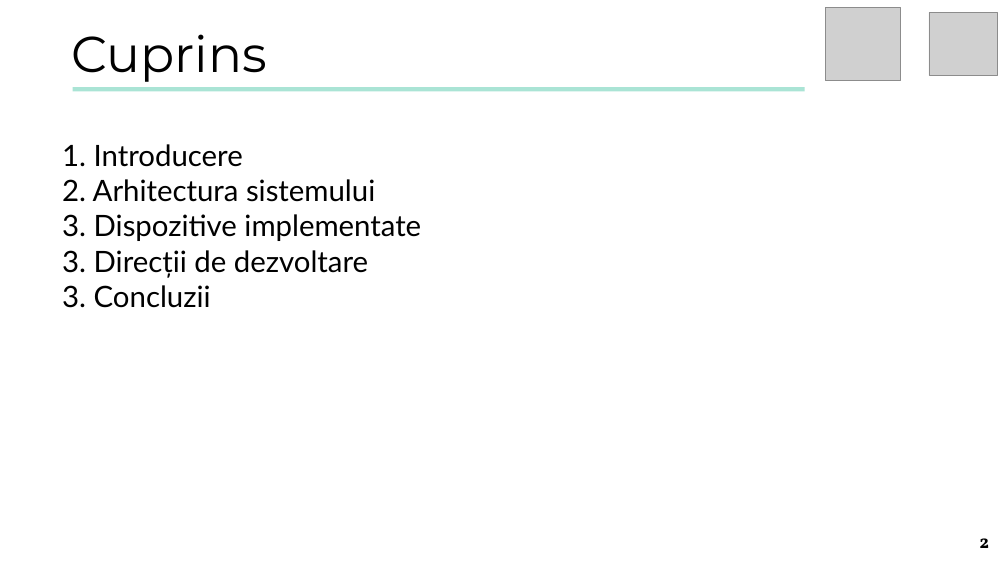
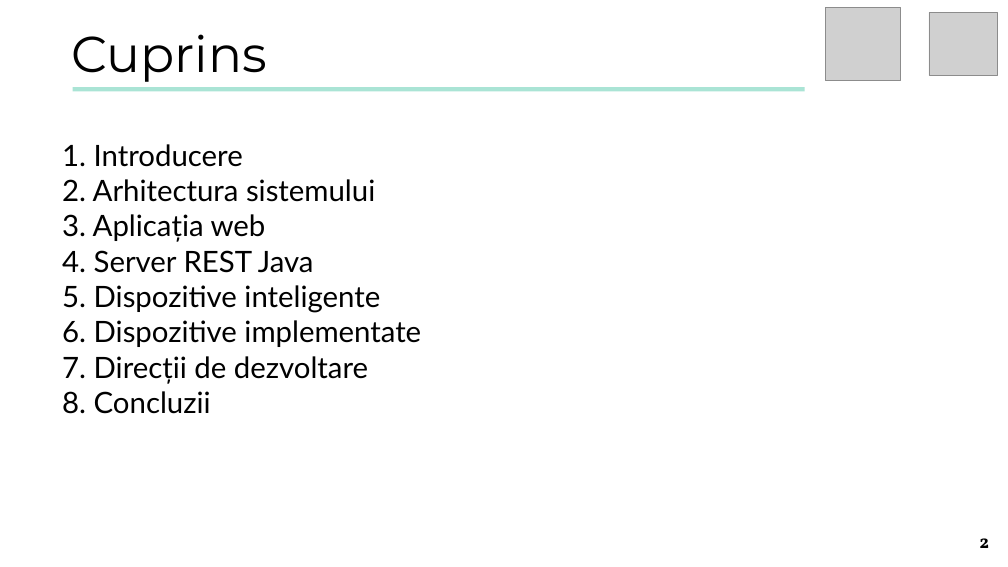
Before and after one commit to turcunicusor/Licenta, a slide deck: slide 2 of Documentation/Presentation.pptx. Drawn at 1008x567 pixels with LibreOffice and Linux fonts; fonts in the diff are those of the drawing; grey boxes stand for pictures. Boxes give left, top, right and bottom in pixels: in the first picture for what was removed or moved away, otherwise in the second. Text is boxed around its words. In the diff, an @@ line names an element or a change of style, - is before the commit and + after.

Commit message:
updated presentation

```diff
--- a/Documentation/Presentation.pptx
+++ b/Documentation/Presentation.pptx
@@ text at bbox=[62, 214, 421, 414]: text changed @@
-3. Dispozitive implementate
-3. Direcții de dezvoltare
-3. Concluzii
+3. Aplicația web
+4. Server REST Java
+5. Dispozitive inteligente
+6. Dispozitive implementate
+7. Direcții de dezvoltare
+8. Concluzii
```
Also in this commit, not shown: 7 other slides changed, 3 slides added, 1 other file.
